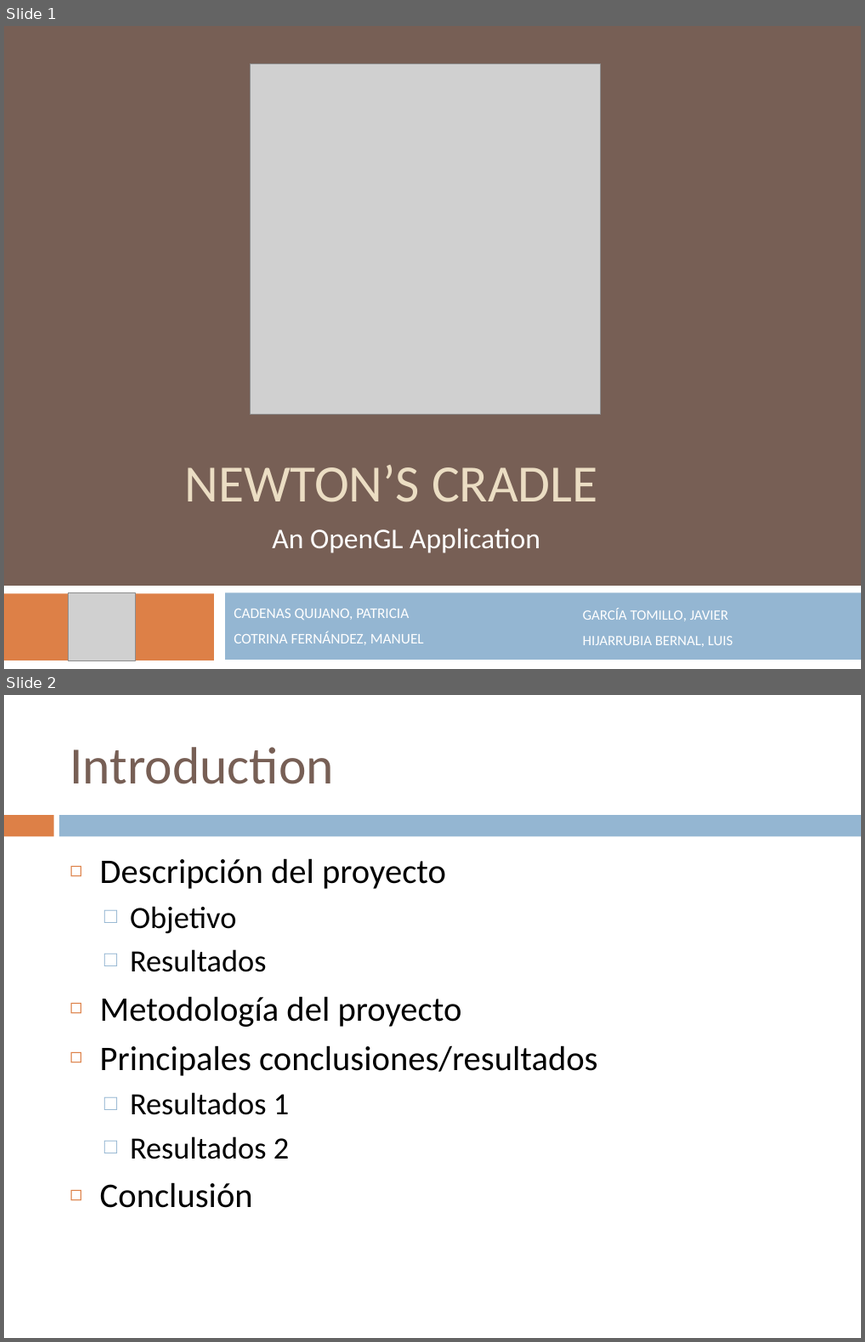
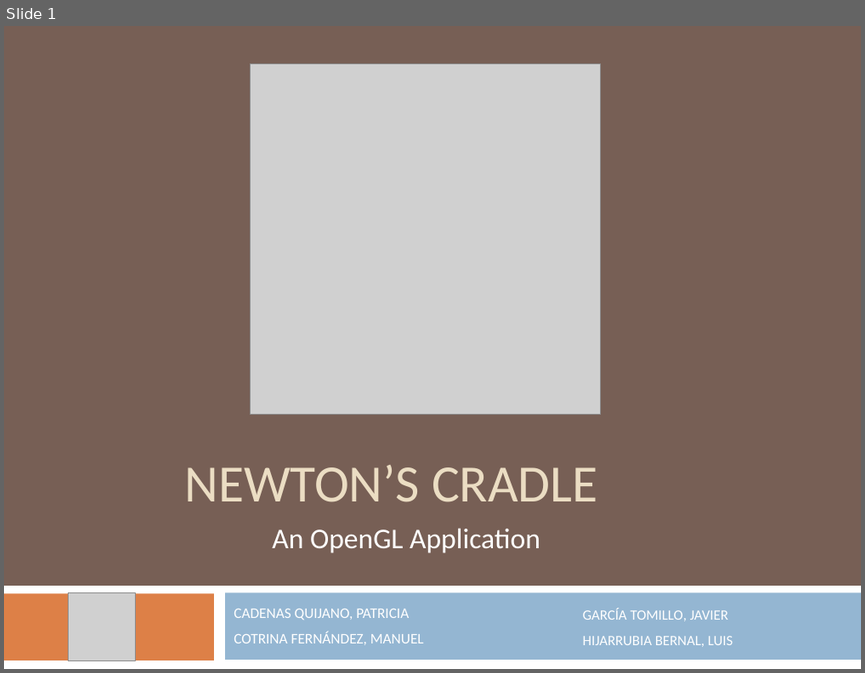
Before and after one commit to avatarreturn/newton-cradle, a slide deck: Newton1/documentacion/Presentation.pptx. Shown one above the other, each under a label of ours: slides 1 and 2 before the commit, slide 1 after it. The pictures are 865x1342 and 865x673 pixels, drawn with LibreOffice and Linux fonts; fonts in the diff are those of the drawing; grey boxes stand for pictures. Boxes give left, top, right and bottom in pixels: in the first picture for what was removed or moved away, otherwise in the second. Text is boxed around its words. In the diff, an @@ line names an element or a change of style, - is before the commit and + after.

```diff
--- a/Newton1/documentacion/Presentation.pptx
+++ b/Newton1/documentacion/Presentation.pptx
@@ slide 2 removed at [4,695,861,1338], background #FFFFFF @@
@@ title removed at [69,747,334,784] @@
-Introduction
@@ rectangle removed at [4,815,53,836] @@
@@ rectangle removed at [60,815,861,836] @@
@@ text removed at [100,858,597,1208] @@
-◻ Descripción del proyecto
-  □ Objetivo
-  □ Resultados
-◻ Metodología del proyecto
-◻ Principales conclusiones/resultados
-  □ Resultados 1
-  □ Resultados 2
-◻ Conclusión
```
Also in this commit, not shown: 11 slides added, 7 other slides removed.
